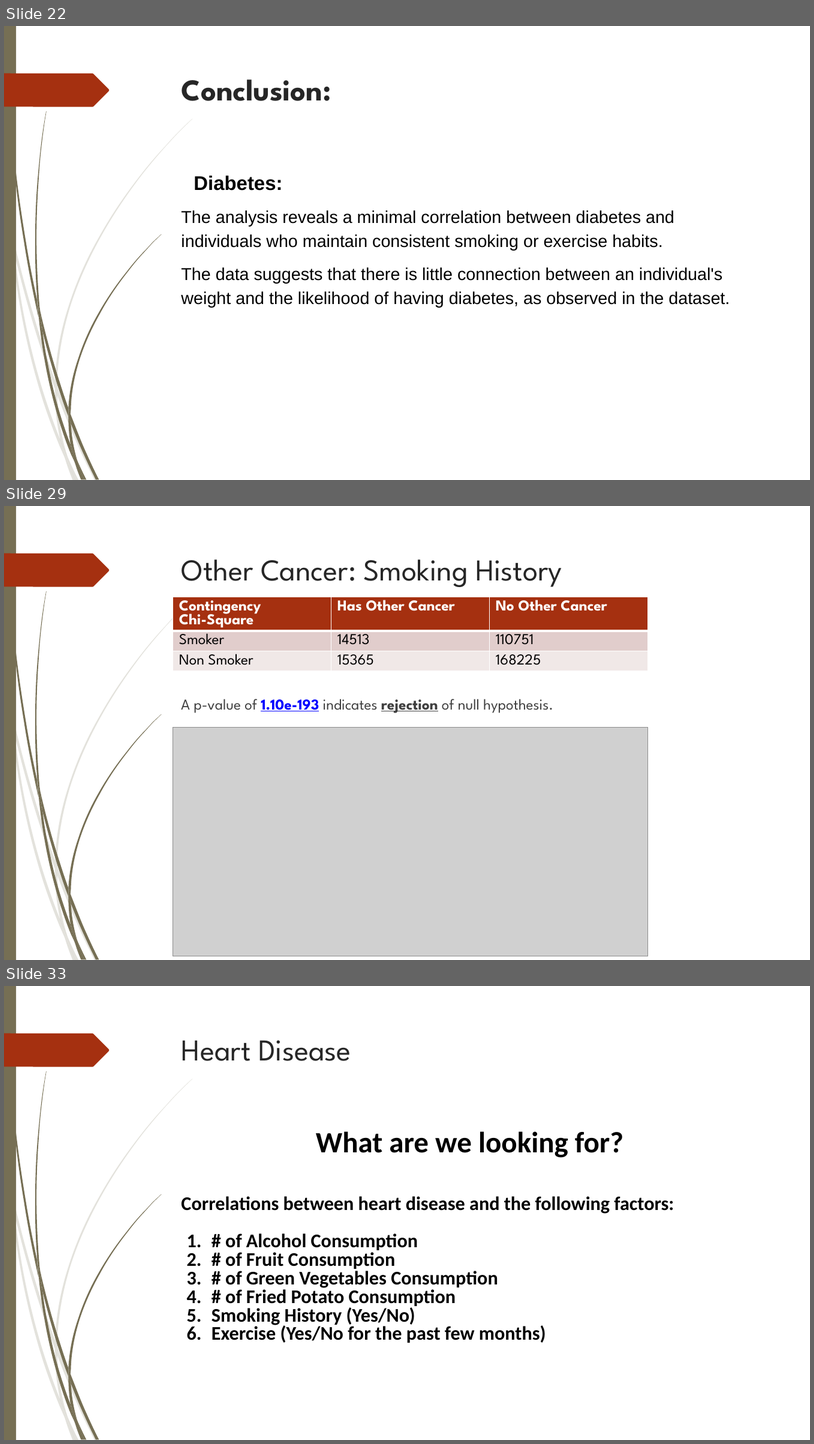
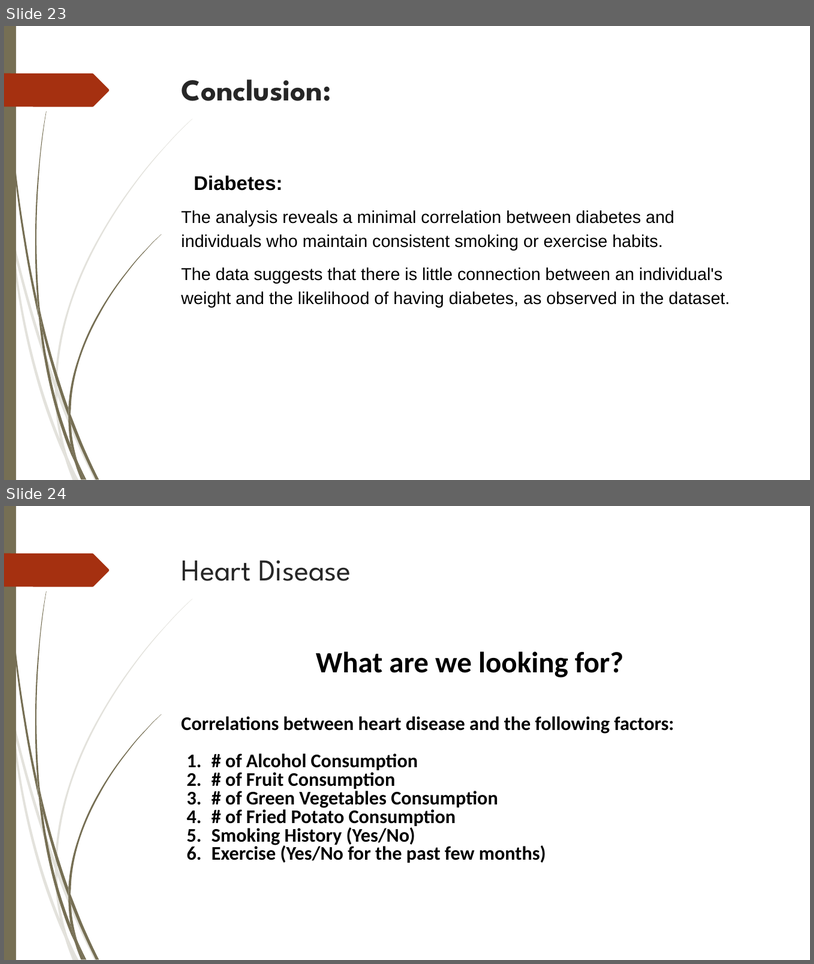
Before and after one commit to jeffrey1008x/Project1Team5, a slide deck: Analysis of Selected Health Issues (Light).pptx. Shown one above the other, each under a label of ours: slides 22, 29 and 33 before the commit, slides 23 and 24 after it; the slides between them are not shown. The pictures are 814x1444 and 814x964 pixels, drawn with LibreOffice and Linux fonts; fonts in the diff are those of the drawing; grey boxes stand for pictures; background and template pictures are left out. Boxes give left, top, right and bottom in pixels: in the first picture for what was removed or moved away, otherwise in the second. Text is boxed around its words. In the diff, an @@ line names an element or a change of style, - is before the commit and + after.

```diff
--- a/Analysis of Selected Health Issues (Light).pptx
+++ b/Analysis of Selected Health Issues (Light).pptx
@@ slide 29 removed at <box>4,506,810,960</box>, background picture (left out); not listed: 24 template elements that a slide beside it also shows @@
@@ title removed at <box>182,559,562,587</box> @@
-Other Cancer: Smoking History
@@ table removed at <box>173,597,649,795</box>, 3 rows, 3 columns @@
-Contingency / Chi-Square | Has Other Cancer | No Other Cancer
-Smoker | 14513 | 110751
-Non Smoker | 15365 | 168225
@@ text removed at <box>181,699,554,713</box> @@
-A p-value of 1.10e-193 indicates rejection of null hypothesis.
@@ picture removed at <box>173,727,649,956</box> @@
@@ what was slide 22 is now slide 23 @@
@@ what was slide 33 is now slide 24 @@
```
Also in this commit, not shown: 11 slides changed, 5 slides added, 13 other slides removed, 1 other file.
